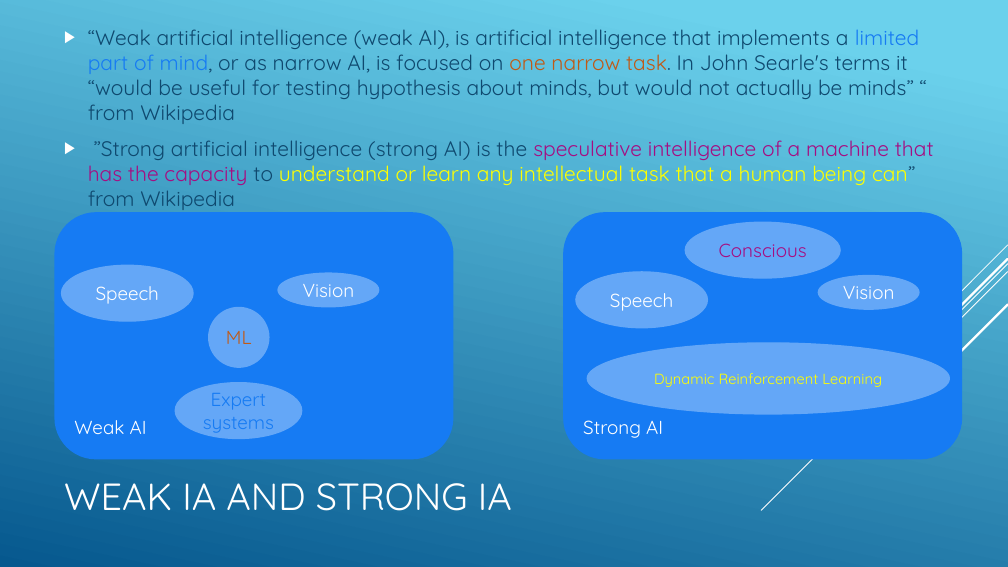
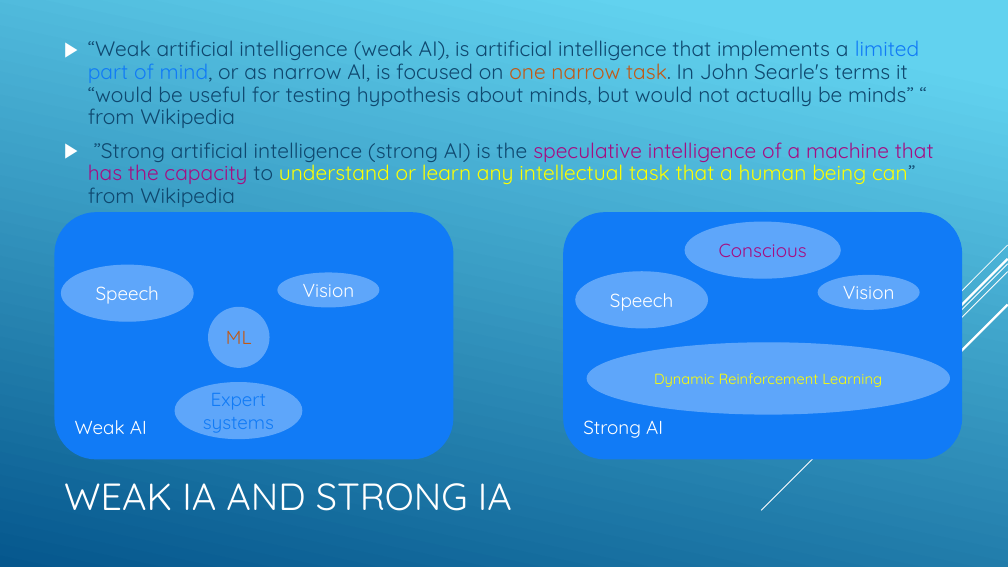
Before and after one commit to jnguyen1192/SIA, a slide deck: slide 3 of SAI_presentation.pptx. Drawn at 1008x567 pixels with LibreOffice and Linux fonts; fonts in the diff are those of the drawing. Boxes give left, top, right and bottom in pixels: in the first picture for what was removed or moved away, otherwise in the second. Text is boxed around its words. In the diff, an @@ line names an element or a change of style, - is before the commit and + after.

```diff
--- a/SAI_presentation.pptx
+++ b/SAI_presentation.pptx
@@ background gradient #6ED2EB to #06588E to gradient #62D2EF to #05578D @@
@@ text "“Weak artificial intelligence (weak AI), ..." at <box>88,40,934,207</box>: text colour #0F496F to #0F486F in "“Weak artificial intelligence (weak AI), is artificial ...", "”Strong artificial intelligence (strong AI) is the ..."; text colour #167BF3 to #117BF6 in "limited part of mind,"; text colour #C15A16 to #C15916 in "one narrow task."; line spacing 1 to 0.9; less space between paragraphs @@
@@ rounded rectangle "Weak AI" at <box>55,213,453,459</box>: fill #167BF3 to #117BF6; outline #167BF3 1.25 pt to #117BF6 1.25 pt; proportions changed @@
```
Also in this commit, not shown: 22 other slides changed.
